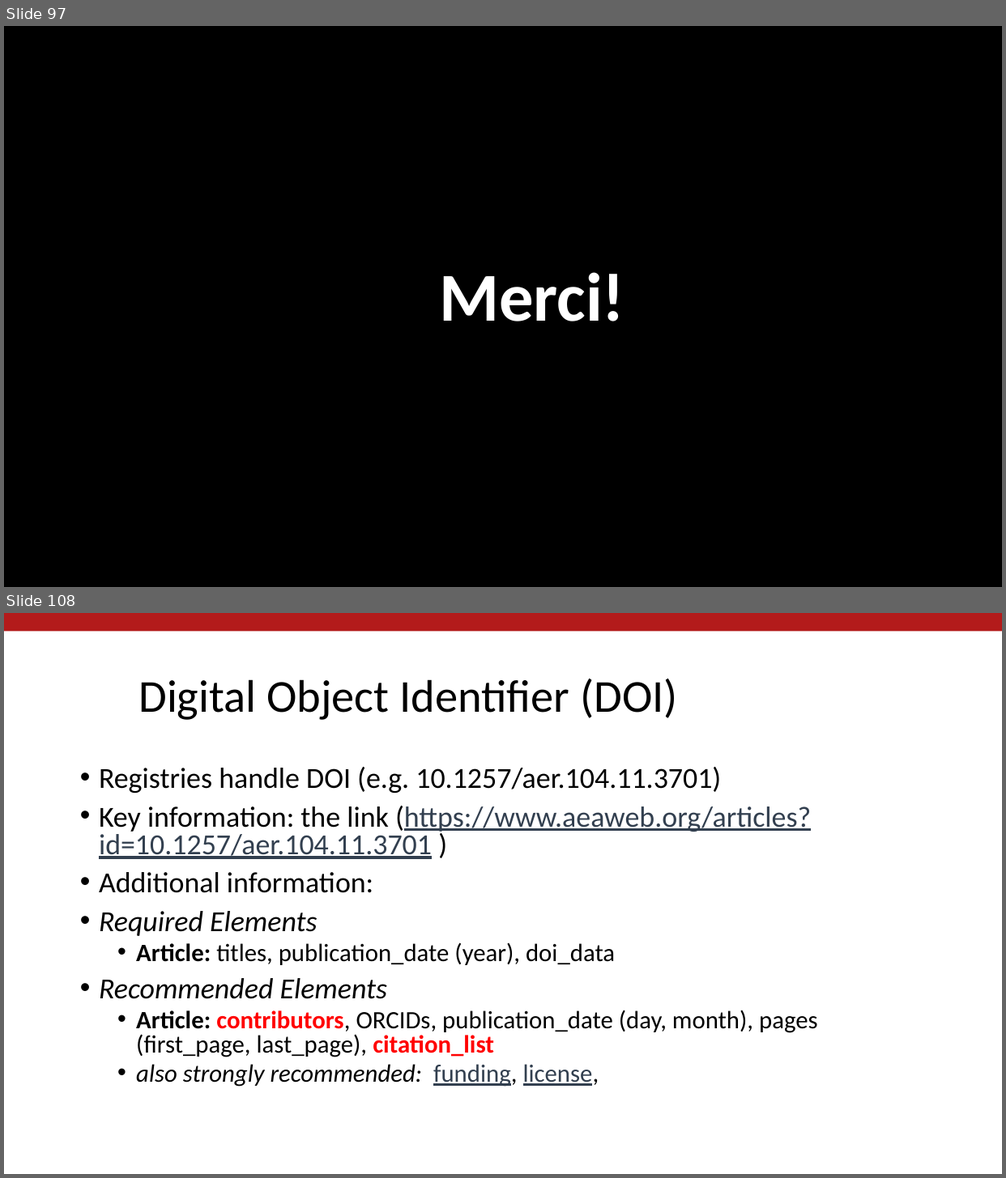
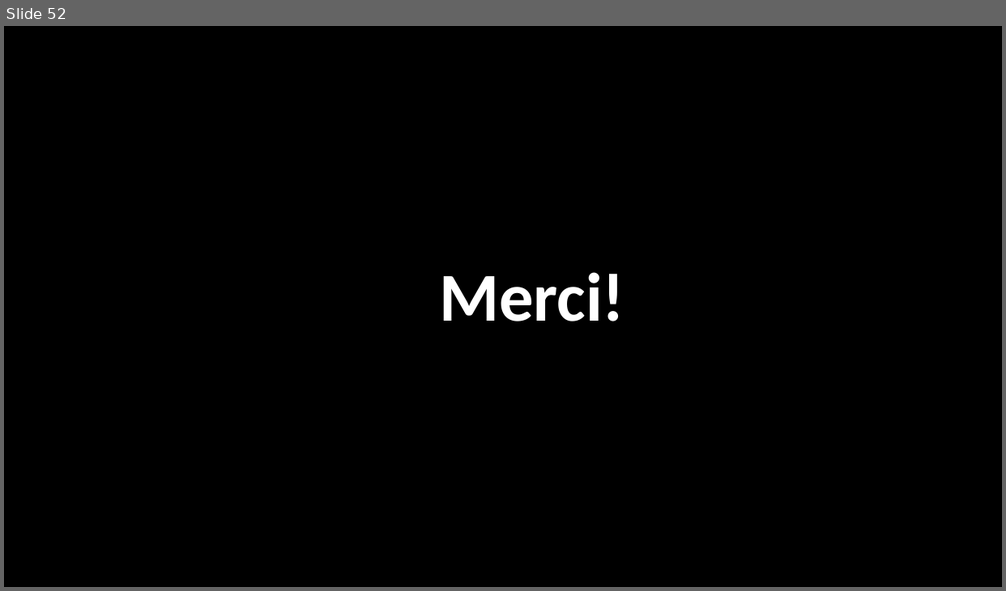
Before and after one commit to labordynamicsinstitute/replicability-presentation2019, a slide deck: Vilhuber-Presentation2019-Paris-2019-03-28.pptx. Shown one above the other, each under a label of ours: slides 97 and 108 before the commit, slide 52 after it; the slides between them are not shown. The pictures are 1006x1178 and 1006x591 pixels, drawn with LibreOffice and Linux fonts; fonts in the diff are those of the drawing; background and template pictures are left out. Boxes give left, top, right and bottom in pixels: in the first picture for what was removed or moved away, otherwise in the second. Text is boxed around its words. In the diff, an @@ line names an element or a change of style, - is before the commit and + after.

```diff
--- a/Vilhuber-Presentation2019-Paris-2019-03-28.pptx
+++ b/Vilhuber-Presentation2019-Paris-2019-03-28.pptx
@@ slide 108 removed at bbox=[4, 613, 1002, 1174], background #FFFFFF @@
@@ rectangle removed at bbox=[4, 613, 1002, 631] @@
@@ title removed at bbox=[138, 679, 678, 720] @@
-Digital Object Identifier (DOI)
@@ text removed at bbox=[99, 767, 818, 1087] @@
-• Registries handle DOI (e.g. 10.1257/aer.104.11.3701)
-• Key information: the link (https://www.aeaweb.org/articles?id=10.1257/aer.104.11.3701 )
-• Additional information:
-• Required Elements
-  • Article: titles, publication_date (year), doi_data
-• Recommended Elements
-  • Article: contributors, ORCIDs, publication_date (day, month), pages (first_page, last_page), citation_list
-  • also strongly recommended: funding, license,
@@ what was slide 97 is now slide 52 @@
```
Also in this commit, not shown: 55 other slides removed, 1 other file.
